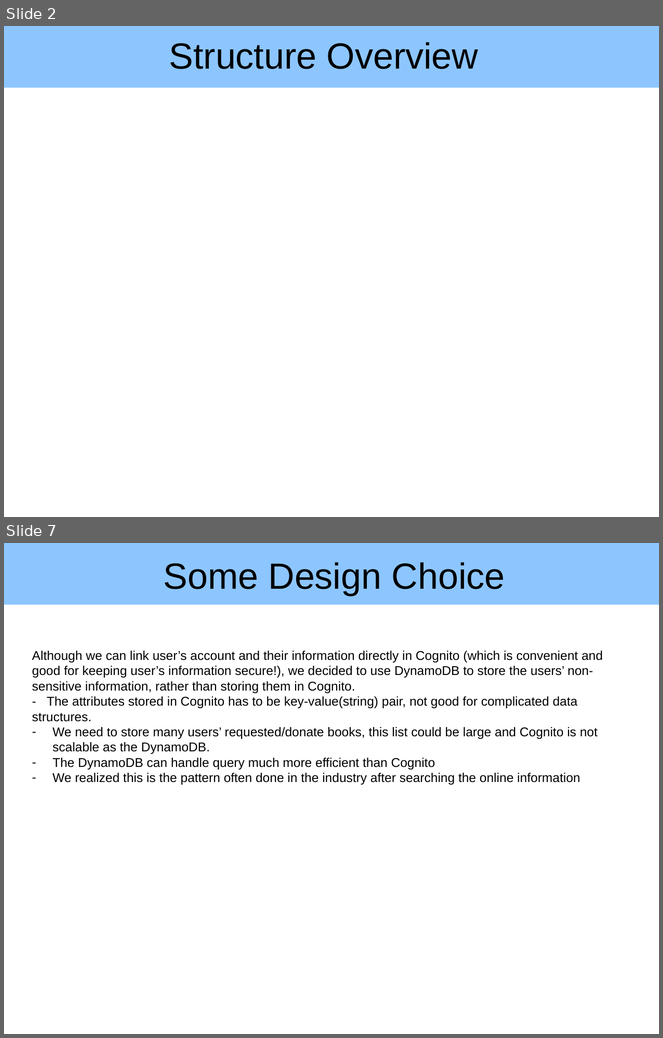
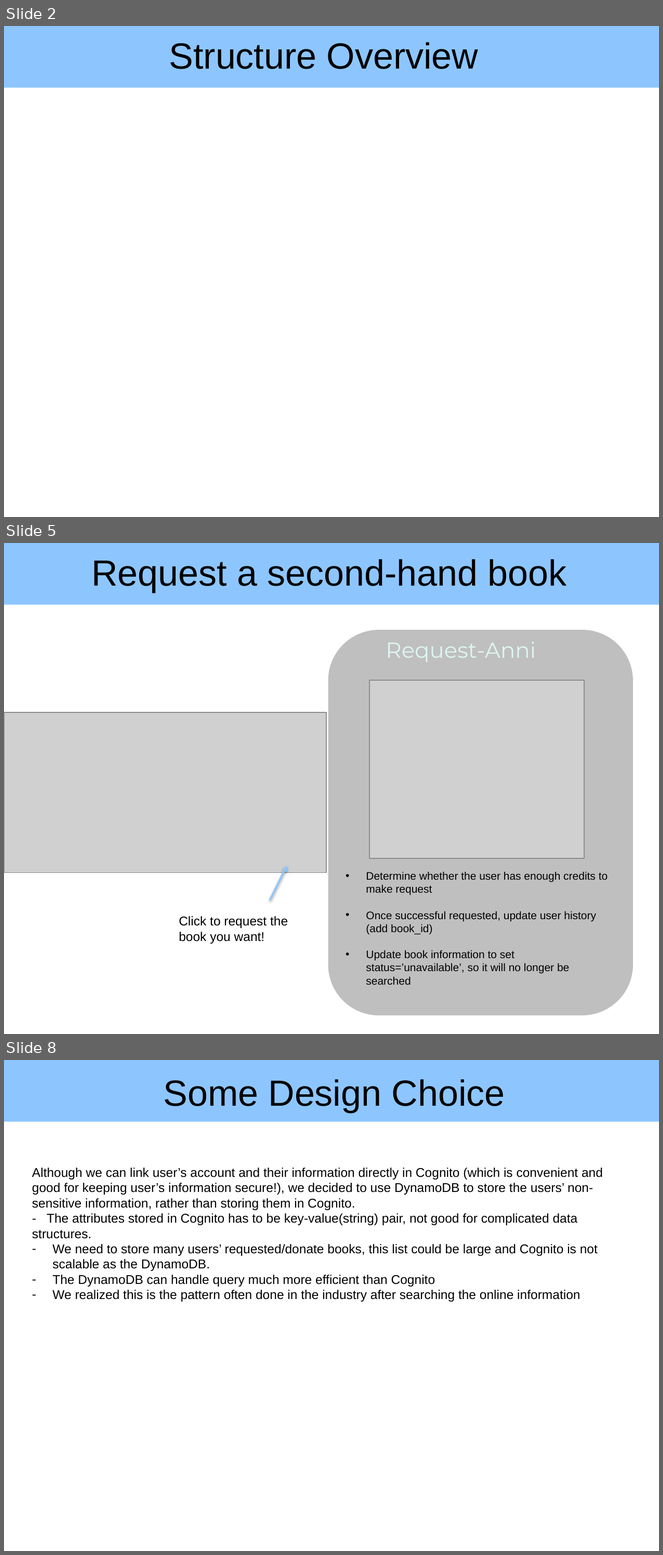
Before and after one commit to thcui/book-exchange, a slide deck: presentation-book-exchange.pptx. Shown one above the other, each under a label of ours: slides 2 and 7 before the commit, slides 2, 5 and 8 after it; the slides between them are not shown. The pictures are 663x1038 and 663x1555 pixels, drawn with LibreOffice and Linux fonts; fonts in the diff are those of the drawing; grey boxes stand for pictures; background and template pictures are left out. Boxes give left, top, right and bottom in pixels: in the first picture for what was removed or moved away, otherwise in the second. Text is boxed around its words. In the diff, an @@ line names an element or a change of style, - is before the commit and + after.

```diff
--- a/presentation-book-exchange.pptx
+++ b/presentation-book-exchange.pptx
@@ slide 5 added at [4, 543, 659, 1034], background #FFFFFF; not listed: 1 template element that a slide beside it also shows @@
@@ title added at [91, 559, 567, 592], 40 pt, text #000000 @@
+Request a second-hand book
@@ rounded rectangle added at [328, 630, 633, 1016], fill #BFBFBF @@
@@ text added at [386, 642, 536, 662], 24 pt, text #DEF6F1 @@
+Request-Anni
@@ picture added at [370, 681, 584, 859] @@
@@ picture added at [4, 713, 326, 873] @@
@@ arrow added from (270, 900) to (287, 866), #8DC6FF 2 pt @@
@@ text added at [366, 872, 608, 985], 12 pt, text #000000 @@
+• Determine whether the user has enough credits to make request
+• Once successful requested, update user history (add book_id)
+• Update book information to set status=’unavailable’, so it will no longer be searched
@@ text added at [179, 916, 288, 944], 14 pt, text #000000 @@
+Click to request the book you want!
@@ what was slide 7 is now slide 8 @@
```
Also in this commit, not shown: 4 slides changed.
